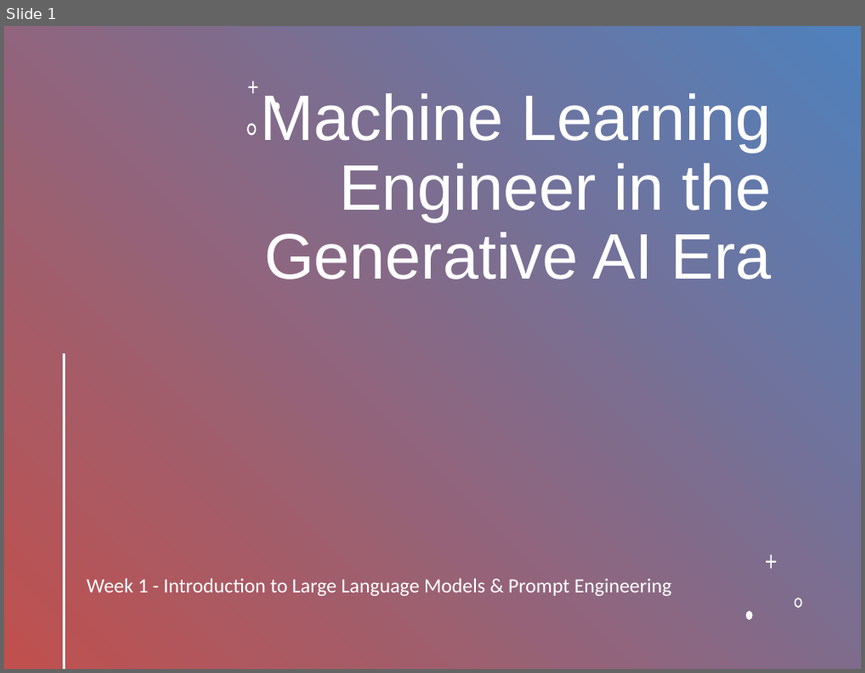
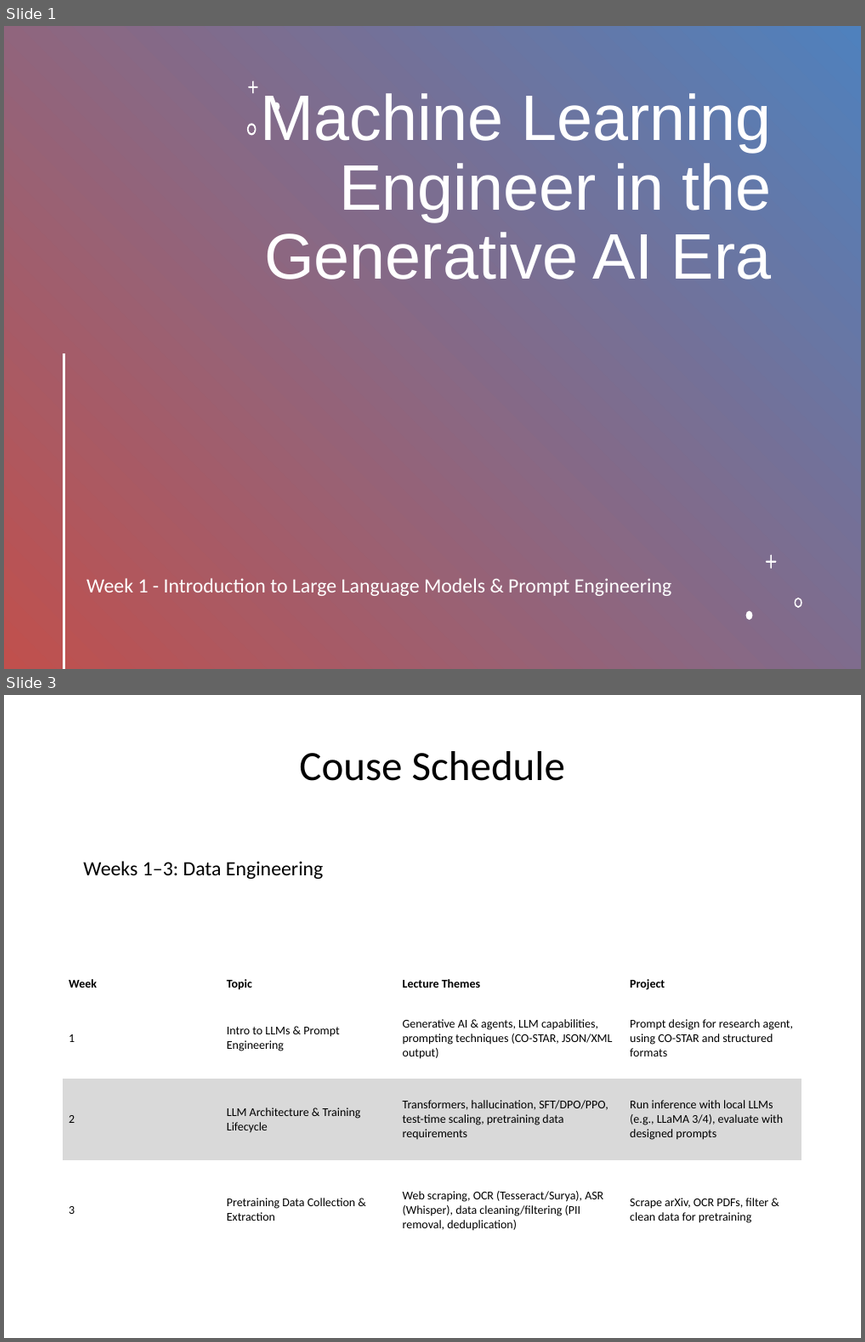
Before and after one commit to inference-ai-course/MLE_in_Gen_AI-Course, a slide deck: Class1/course_overview_presentation.pptx. Shown one above the other, each under a label of ours: slide 1 before the commit, slides 1 and 3 after it; the slides between them are not shown. The pictures are 865x673 and 865x1342 pixels, drawn with LibreOffice and Linux fonts; fonts in the diff are those of the drawing. Boxes give left, top, right and bottom in pixels: in the first picture for what was removed or moved away, otherwise in the second. Text is boxed around its words. In the diff, an @@ line names an element or a change of style, - is before the commit and + after.

Commit message:
add course schedule to course overview slides

```diff
--- a/Class1/course_overview_presentation.pptx
+++ b/Class1/course_overview_presentation.pptx
@@ slide 3 added at (4,695,861,1338), background #FFFFFF @@
@@ title added at (299,751,565,781), 35 pt, text #000000 @@
+Couse Schedule
@@ text added at (83,861,324,879), 17 pt, text #000000 @@
+Weeks 1–3: Data Engineering
@@ table added at (64,971,801,1259), 4 rows, 4 columns @@
+Week | Topic | Lecture Themes | Project
+1 | Intro to LLMs & Prompt Engineering | Generative AI & agents, LLM capabilities, prompting techniques (CO-STAR, JSON/XML output) | Prompt design for research agent, using CO-STAR and structured formats
+2 | LLM Architecture & Training Lifecycle | Transformers, hallucination, SFT/DPO/PPO, test-time scaling, pretraining data requirements | Run inference with local LLMs (e.g., LLaMA 3/4), evaluate with designed prompts
+3 | Pretraining Data Collection & Extraction | Web scraping, OCR (Tesseract/Surya), ASR (Whisper), data cleaning/filtering (PII removal, deduplication) | Scrape arXiv, OCR PDFs, filter & clean data for pretraining
```
Also in this commit, not shown: 1 slide changed, 2 other slides added, 2 other files.
